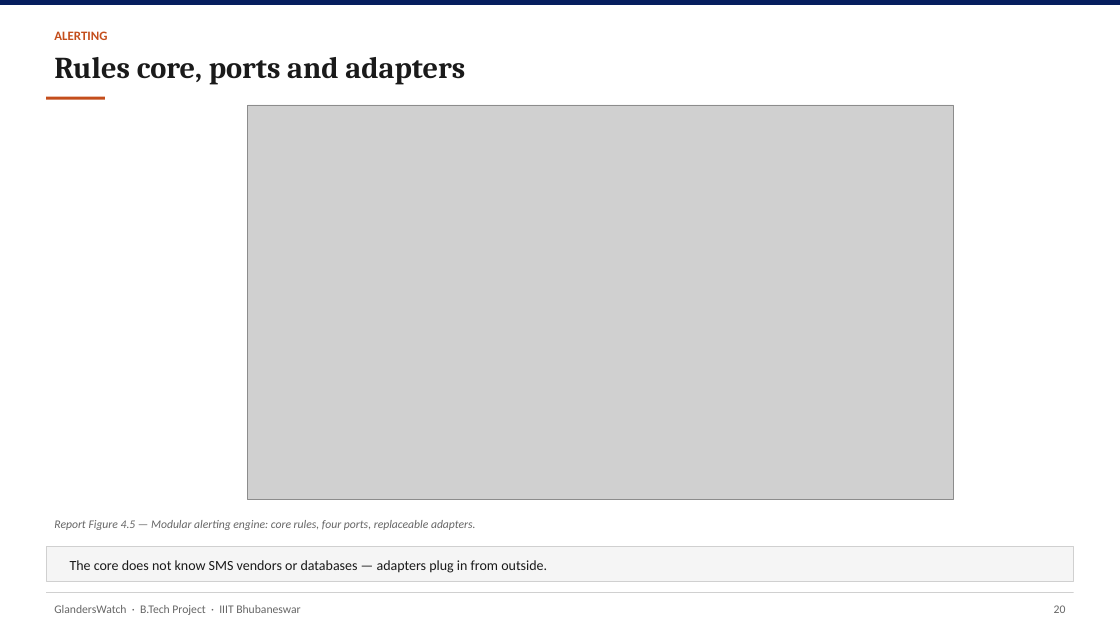
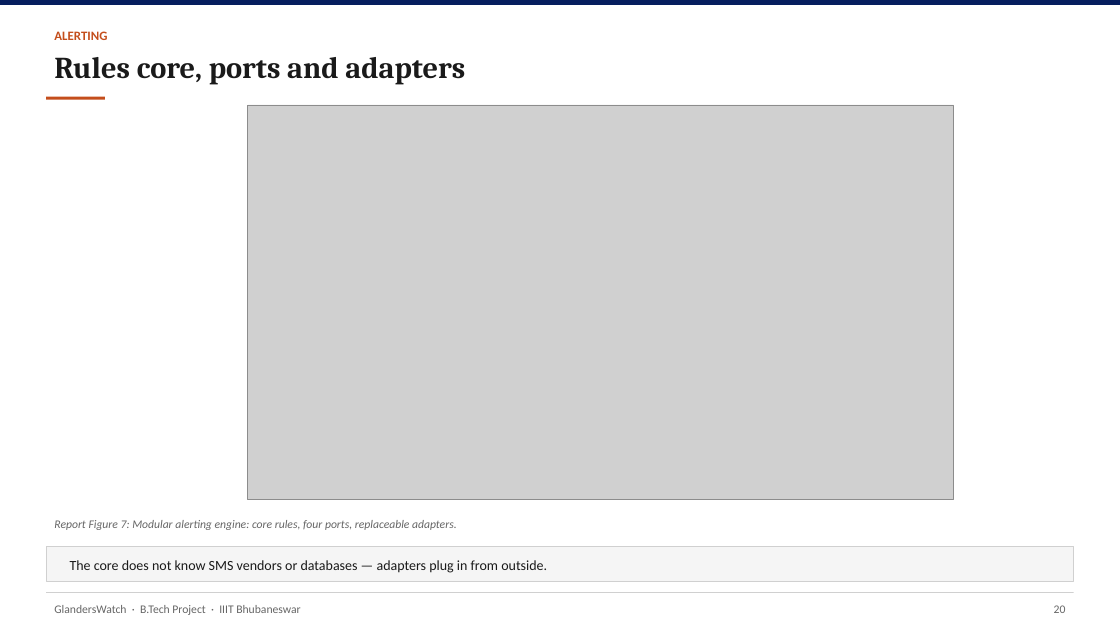
Before and after one commit to YuvrajSingh-mist/glandersWatch, a slide deck: slide 21 of slides/GlandersWatch_Deck.pptx. Drawn at 1120x630 pixels with LibreOffice and Linux fonts; fonts in the diff are those of the drawing; grey boxes stand for pictures. Boxes give left, top, right and bottom in pixels: in the first picture for what was removed or moved away, otherwise in the second. Text is boxed around its words. In the diff, an @@ line names an element or a change of style, - is before the commit and + after.

Commit message:
Align deck figure captions with continuous report numbering

```diff
--- a/slides/GlandersWatch_Deck.pptx
+++ b/slides/GlandersWatch_Deck.pptx
@@ text at box(54, 520, 457, 530): text changed @@
-Report Figure 4.5 — Modular alerting engine: core rules, four ports, replaceable adapters.
+Report Figure 7: Modular alerting engine: core rules, four ports, replaceable adapters.
```
Also in this commit, not shown: 6 other slides changed, 1 other file.
